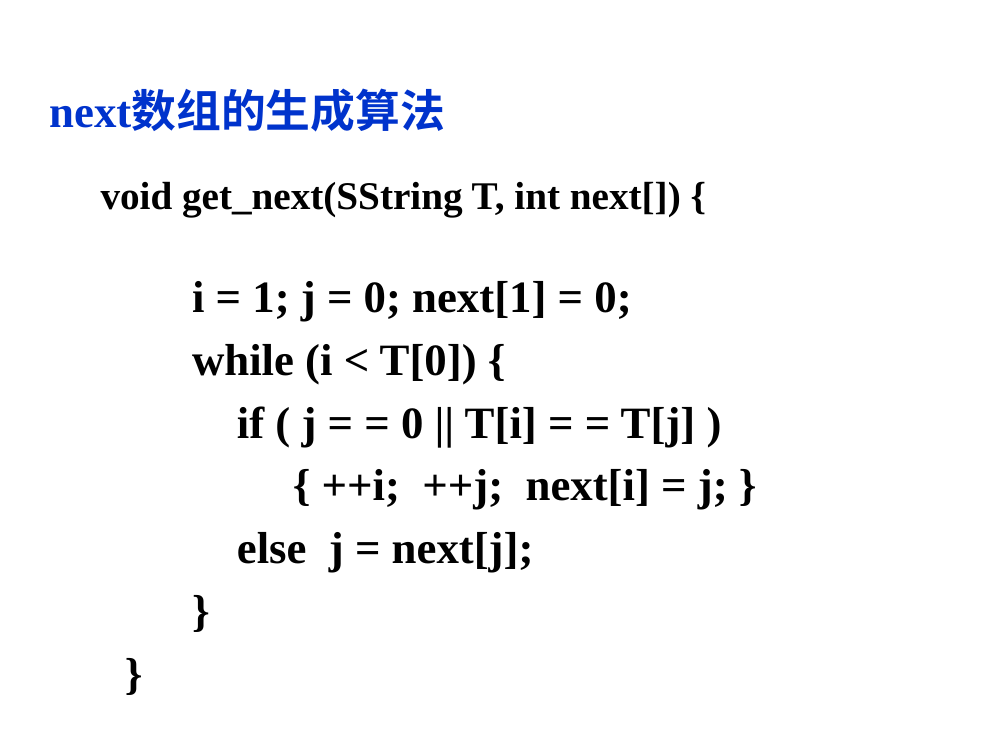
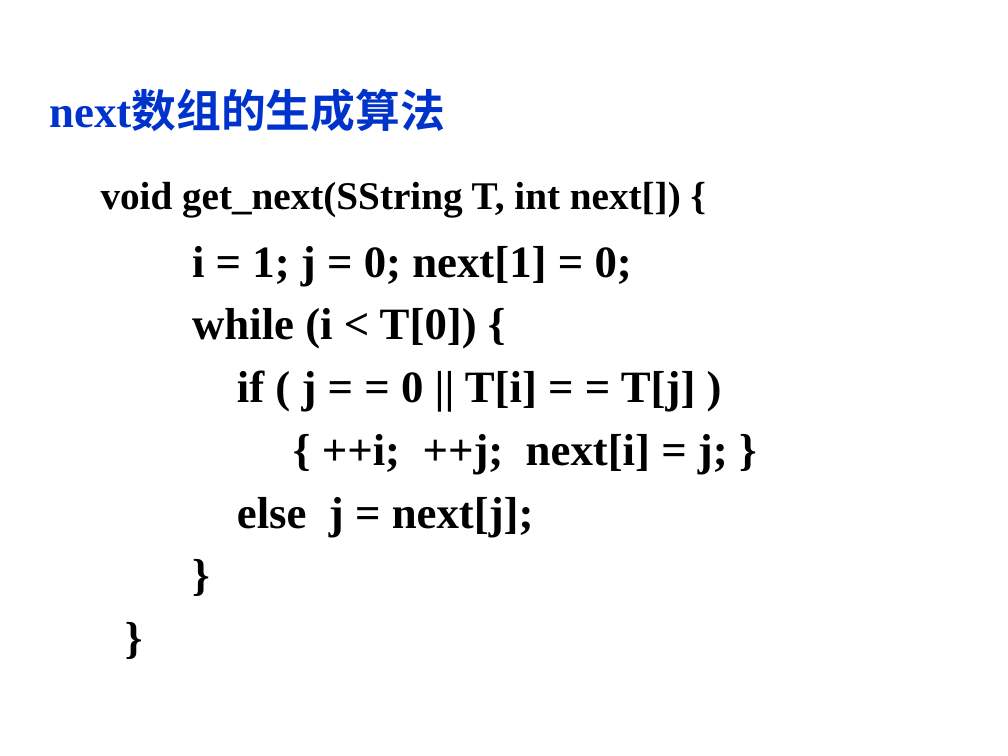
Before and after one commit to Gempittance/Data_Structur_Build, a slide deck: slide 55 of 数据结构PPT/ds4.pptx. Drawn at 1008x756 pixels with LibreOffice and Linux fonts; fonts in the diff are those of the drawing; background and template pictures are left out. Boxes give left, top, right and bottom in pixels: in the first picture for what was removed or moved away, otherwise in the second. Text is boxed around its words. In the diff, an @@ line names an element or a change of style, - is before the commit and + after.

```diff
--- a/数据结构PPT/ds4.pptx
+++ b/数据结构PPT/ds4.pptx
@@ text "i = 1; j = ...": place and size @@
-text "i = 1; j = ..." at box(192, 281, 728, 573)
+text "i = 1; j = ..." at box(192, 246, 728, 537)
```
Also in this commit, not shown: 1 other slide changed, 2 slides added, 1 other file.
